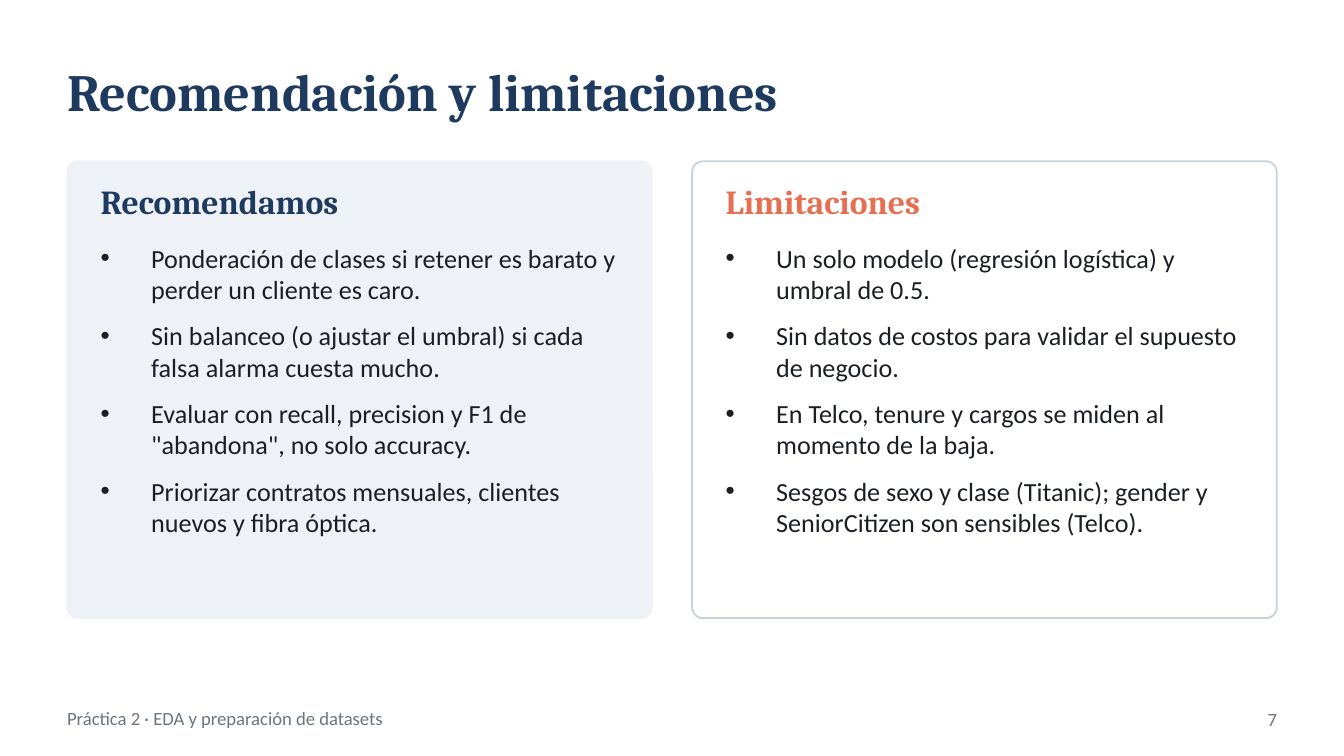
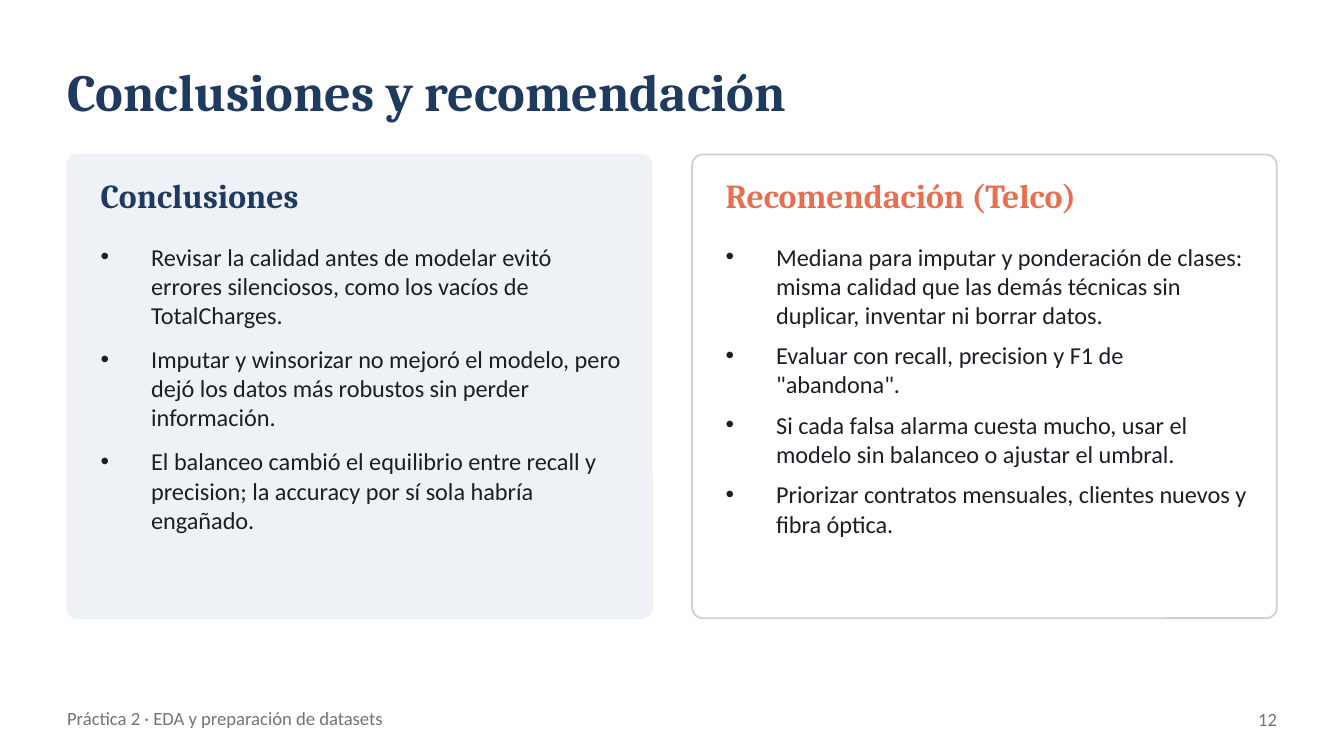
Before and after one commit to davilabrayan688-gif/Practica2-EDA, a slide deck: slide 12 of Presentacion_Practica2.pptx (slide 7 before the commit). Drawn at 1344x756 pixels with LibreOffice and Linux fonts; fonts in the diff are those of the drawing. Boxes give left, top, right and bottom in pixels: in the first picture for what was removed or moved away, otherwise in the second. Text is boxed around its words. In the diff, an @@ line names an element or a change of style, - is before the commit and + after.

```diff
--- a/Presentacion_Practica2.pptx
+++ b/Presentacion_Practica2.pptx
@@ title at (67,74,786,123): text changed @@
-Recomendación y limitaciones
+Conclusiones y recomendación
@@ rounded rectangle: place and size @@
-rounded rectangle at (67,161,652,618)
+rounded rectangle at (67,155,652,618)
@@ rounded rectangle at (67,155,652,618): proportions changed @@
@@ text "Conclusiones" at (101,184,299,209): vertical alignment middle to top @@
@@ rounded rectangle at (692,155,1277,618): proportions changed @@
@@ rounded rectangle: place and size @@
-rounded rectangle at (692,161,1277,618)
+rounded rectangle at (692,155,1277,618)
@@ text "Recomendación (Telco)" at (726,183,1077,214): vertical alignment middle to top @@
@@ text at (101,184,299,209): text changed @@
-Recomendamos
+Conclusiones
@@ text at (726,183,1077,214): text changed @@
-Limitaciones
+Recomendación (Telco)
@@ text removed at (151,250,615,537) @@
-• Ponderación de clases si retener es barato y perder un cliente es caro.
-• Sin balanceo (o ajustar el umbral) si cada falsa alarma cuesta mucho.
-• Evaluar con recall, precision y F1 de "abandona", no solo accuracy.
-• Priorizar contratos mensuales, clientes nuevos y fibra óptica.
@@ text added at (151,249,621,533), 13 pt, text #1B1F24 @@
+• Revisar la calidad antes de modelar evitó errores silenciosos, como los vacíos de TotalCharges.
+• Imputar y winsorizar no mejoró el modelo, pero dejó los datos más robustos sin perder información.
+• El balanceo cambió el equilibrio entre recall y precision; la accuracy por sí sola habría engañado.
@@ text removed at (776,249,1237,536) @@
-• Un solo modelo (regresión logística) y umbral de 0.5.
-• Sin datos de costos para validar el supuesto de negocio.
-• En Telco, tenure y cargos se miden al momento de la baja.
-• Sesgos de sexo y clase (Titanic); gender y SeniorCitizen son sensibles (Telco).
@@ text added at (776,249,1246,537), 13 pt, text #1B1F24 @@
+• Mediana para imputar y ponderación de clases: misma calidad que las demás técnicas sin duplicar, inventar ni borrar datos.
+• Evaluar con recall, precision y F1 de "abandona".
+• Si cada falsa alarma cuesta mucho, usar el modelo sin balanceo o ajustar el umbral.
+• Priorizar contratos mensuales, clientes nuevos y fibra óptica.
@@ page number at (1258,714,1277,726): text changed @@
-7
+12
```
Also in this commit, not shown: 5 other slides changed, 8 slides added, 1 slide removed, 4 other files.
